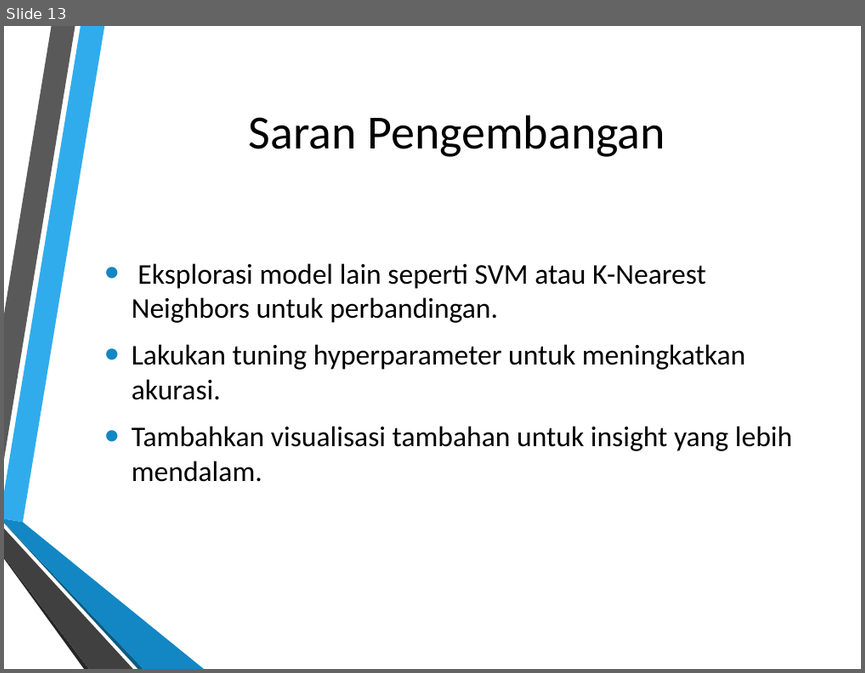
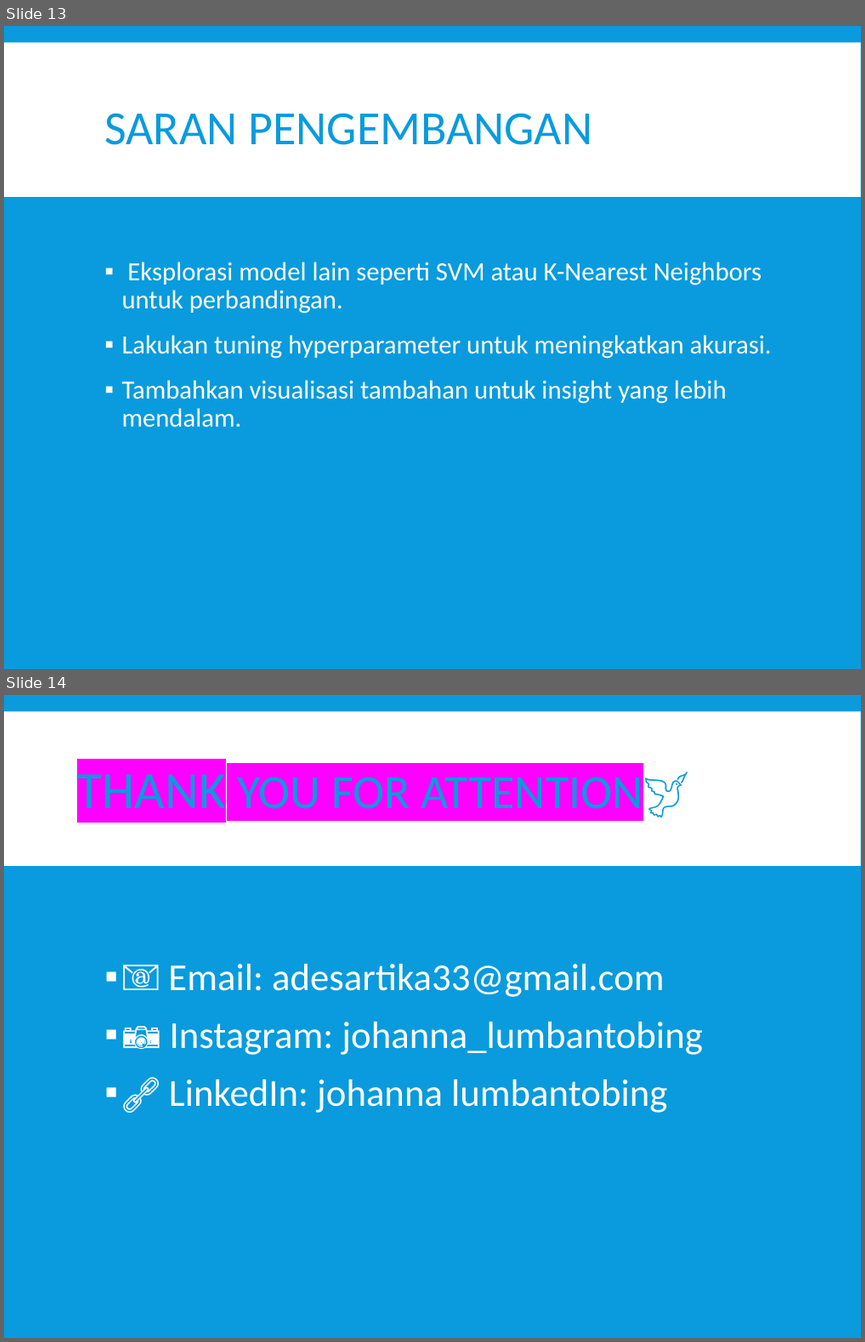
Before and after one commit to Adesartika33/Proyek-Analisis-Data-Dataset-Iris, a slide deck: Proyek_Analisis_Dataset_Iris_Ade Sartika Johanna Lumbantobing.pptx. Shown one above the other, each under a label of ours: slide 13 before the commit, slides 13 and 14 after it. The pictures are 865x673 and 865x1342 pixels, drawn with LibreOffice and Linux fonts; fonts in the diff are those of the drawing; background and template pictures are left out. Boxes give left, top, right and bottom in pixels: in the first picture for what was removed or moved away, otherwise in the second. Text is boxed around its words. In the diff, an @@ line names an element or a change of style, - is before the commit and + after.

```diff
--- a/Proyek_Analisis_Dataset_Iris_Ade Sartika Johanna Lumbantobing.pptx
+++ b/Proyek_Analisis_Dataset_Iris_Ade Sartika Johanna Lumbantobing.pptx
@@ slide 14 added at (4,695,861,1338), background #099BDD; not listed: 1 template element that a slide beside it also shows @@
@@ title added at (77,765,702,821), 40 pt, text #099BDD @@
+THANK YOU FOR ATTENTION🕊️
@@ text added at (168,964,702,1112), 32 pt, text #FFFFFF @@
+▪ 📧 Email: adesartika33@gmail.com
+▪ 📷 Instagram: johanna_lumbantobing
+▪ 🔗 LinkedIn: johanna lumbantobing
@@ slide 13 changed as well @@
@@ background picture (left out) to #099BDD @@
@@ rectangle added at (4,42,861,197), fill #FFFFFF @@
@@ title at (104,113,592,145): text changed; text colour #000000 to #099BDD @@
-Saran Pengembangan
+SARAN PENGEMBANGAN
@@ text "Eksplorasi model lain seperti SVM ..." at (122,261,772,427): size 24 to 22 pt, text colour #000000 to #FFFFFF; bullet • to ▪; line spacing 1 to 0.9; more space between paragraphs; bullet colour #1287C3 to #FFFFFF; vertical alignment middle to top @@
@@ group removed at (4,26,204,669): 6 freeform shapes @@
```
Also in this commit, not shown: 12 other slides changed, 1 other slide added.
